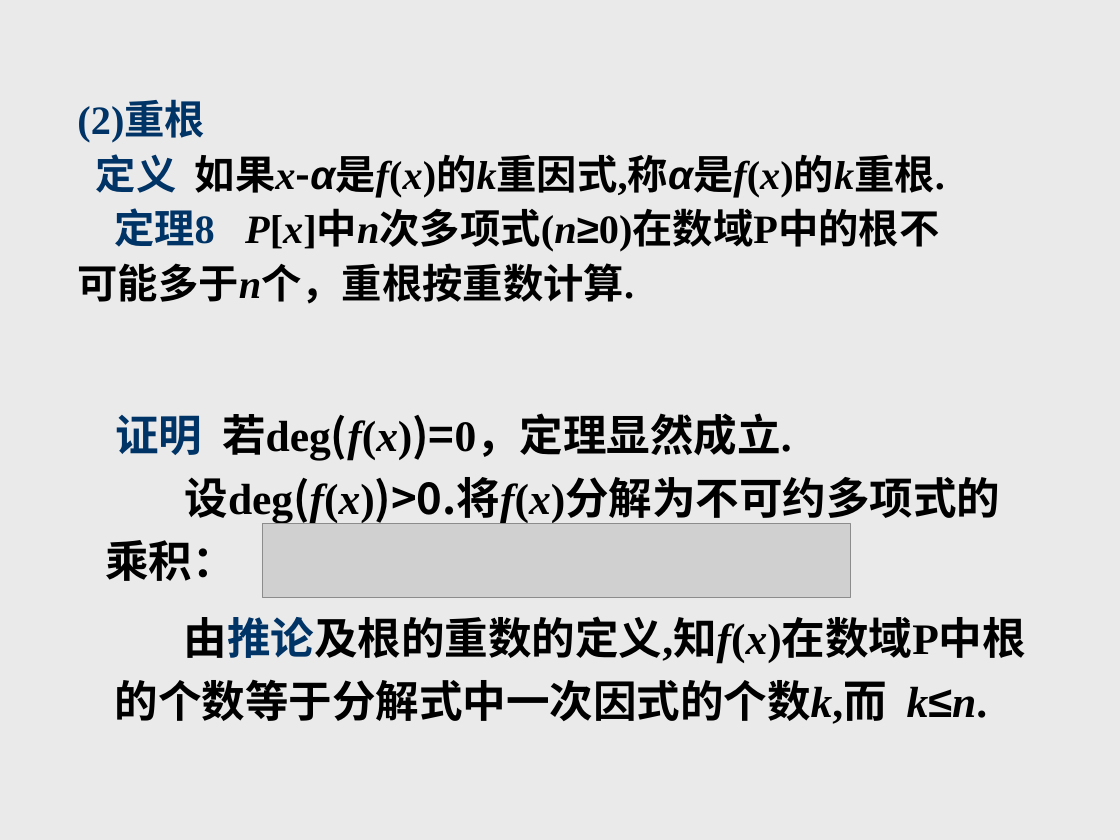
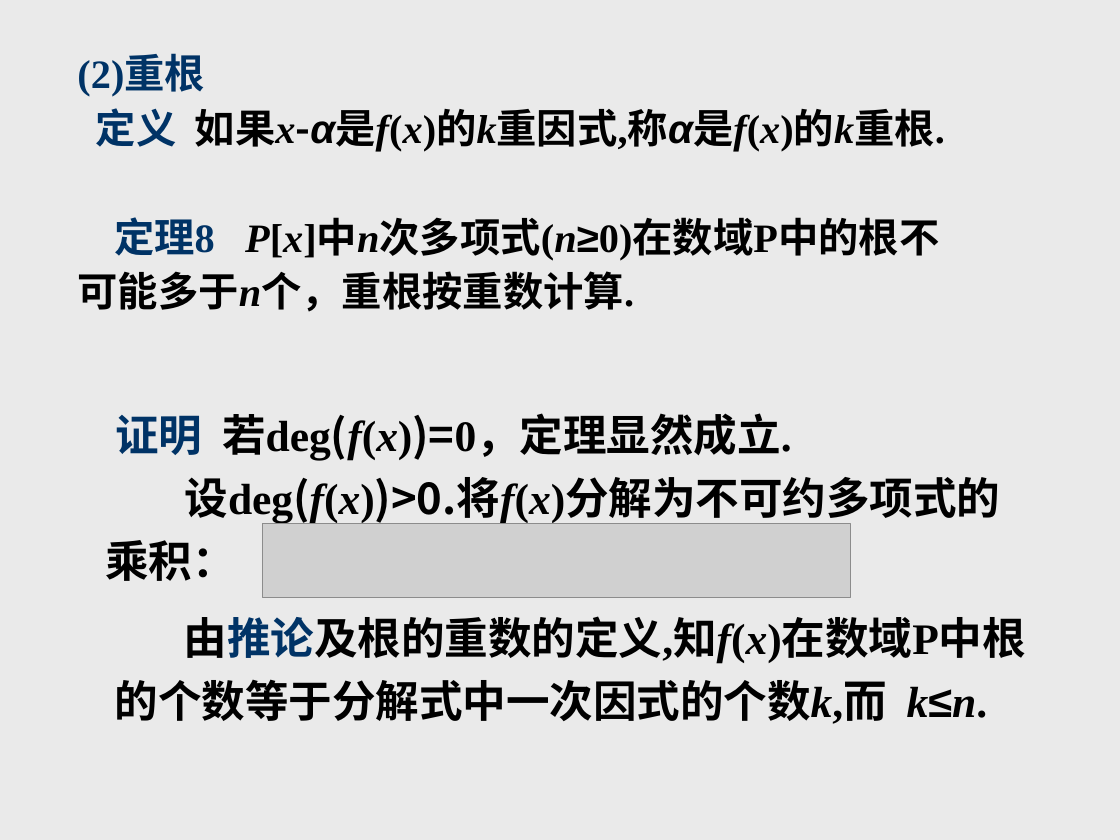
Before and after one commit to zhangbiaomath/zhangbiaomath.github.io, a slide deck: slide 78 of teaching/gaodai/课件/第1章-多项式.ppt. Drawn at 1120x840 pixels with LibreOffice and Linux fonts; fonts in the diff are those of the drawing; grey boxes stand for pictures. Boxes give left, top, right and bottom in pixels: in the first picture for what was removed or moved away, otherwise in the second. Text is boxed around its words. In the diff, an @@ line names an element or a change of style, - is before the commit and + after.

```diff
--- a/teaching/gaodai/课件/第1章-多项式.ppt
+++ b/teaching/gaodai/课件/第1章-多项式.ppt
@@ text "(2)重根" rewrapped from box(77, 103, 945, 304) to box(77, 57, 945, 312) @@
```
Also in this commit, not shown: 14 other slides changed, 4 other files.
